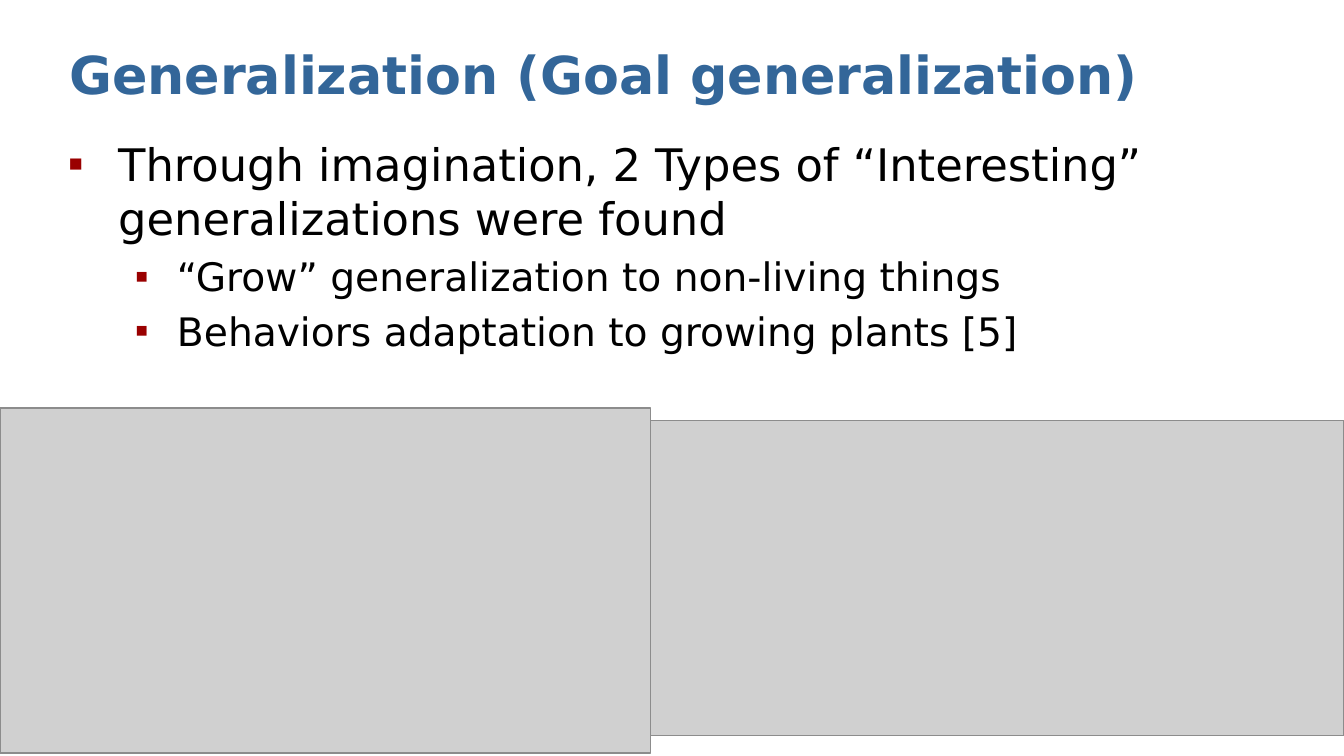
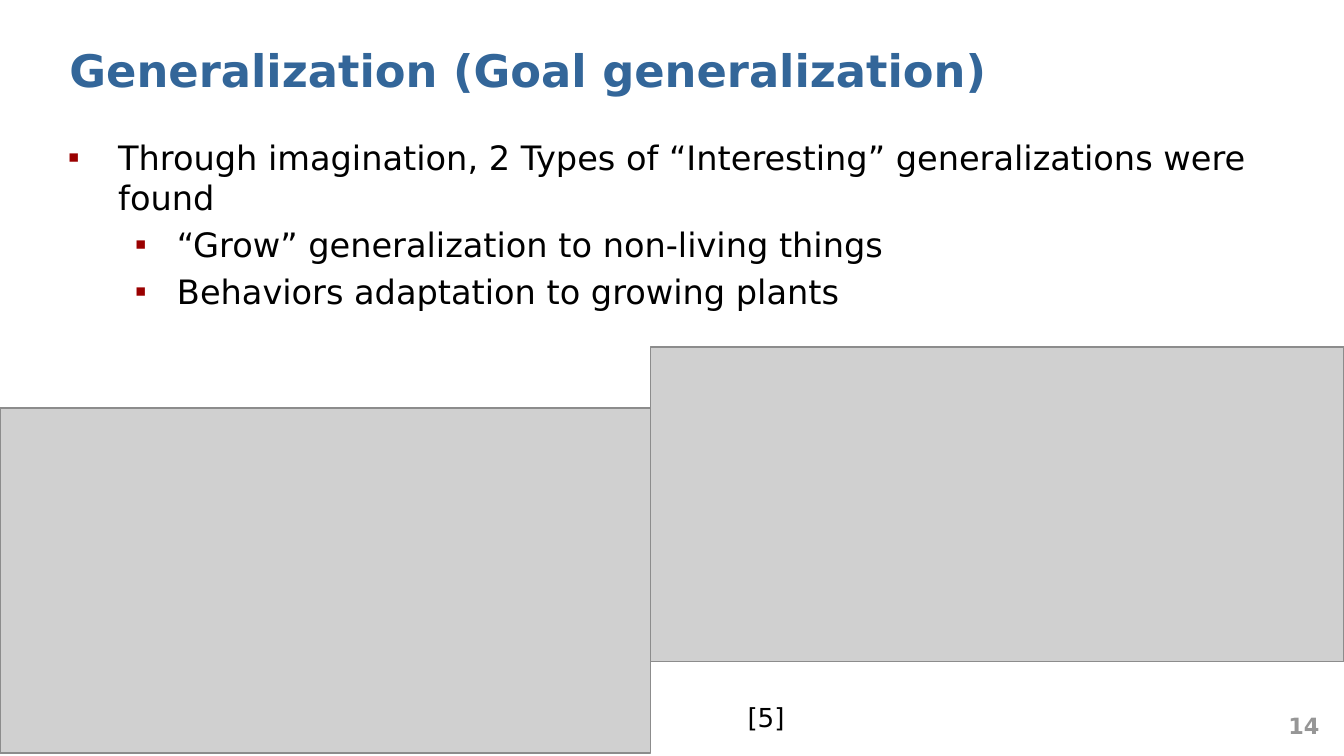
Before and after one commit to abduskhazi/deep-reinforcement-learning-seminar, a slide deck: slide 14 of presentation.pptx. Drawn at 1344x756 pixels with LibreOffice and Linux fonts; fonts in the diff are those of the drawing; grey boxes stand for pictures. Boxes give left, top, right and bottom in pixels: in the first picture for what was removed or moved away, otherwise in the second. Text is boxed around its words. In the diff, an @@ line names an element or a change of style, - is before the commit and + after.

```diff
--- a/presentation.pptx
+++ b/presentation.pptx
@@ title "Generalization (Goal generalization)" at box(69, 53, 986, 97): size 28 to 24 pt @@
@@ text at box(118, 144, 1245, 264): size 24 to 18 pt in "Through imagination, 2 Types of “Interesting” generalization ..."; size 21 to 18 pt in "“Grow” generalization to non-living things"; less space between paragraphs @@
@@ text at box(177, 278, 839, 311): text changed; size 21 to 18 pt @@
-  ▪ Behaviors adaptation to growing plants [5]
+  ▪ Behaviors adaptation to growing plants
@@ picture: place and size @@
-picture at box(650, 421, 1344, 735)
+picture at box(650, 347, 1344, 661)
@@ text added at box(748, 707, 785, 731), 14 pt, text #000000 @@
+[5]
```
Also in this commit, not shown: 14 other slides changed.
